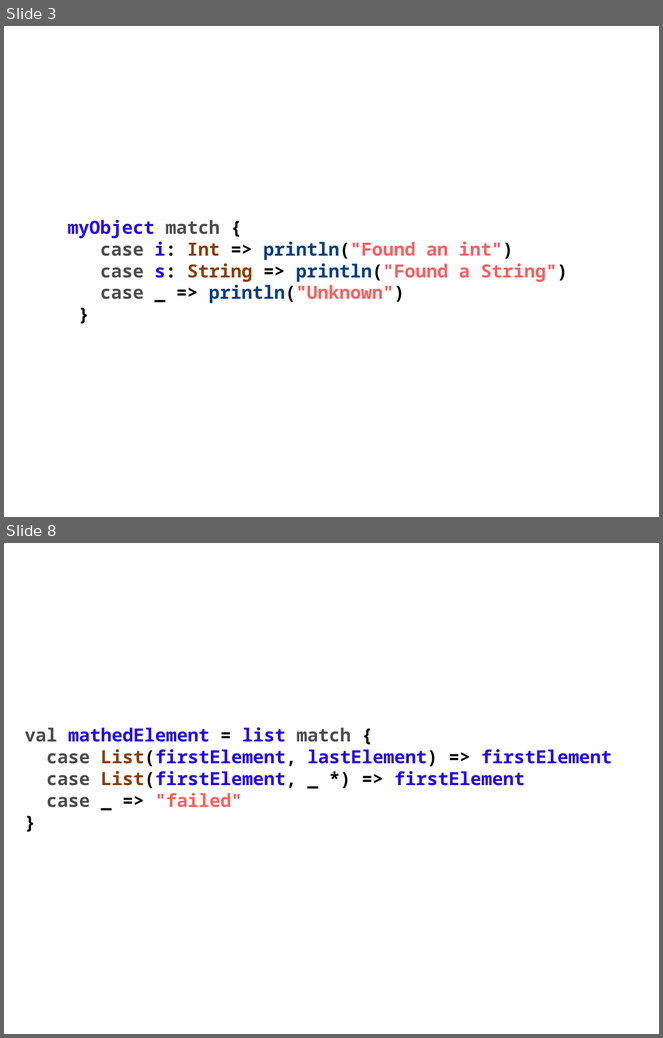
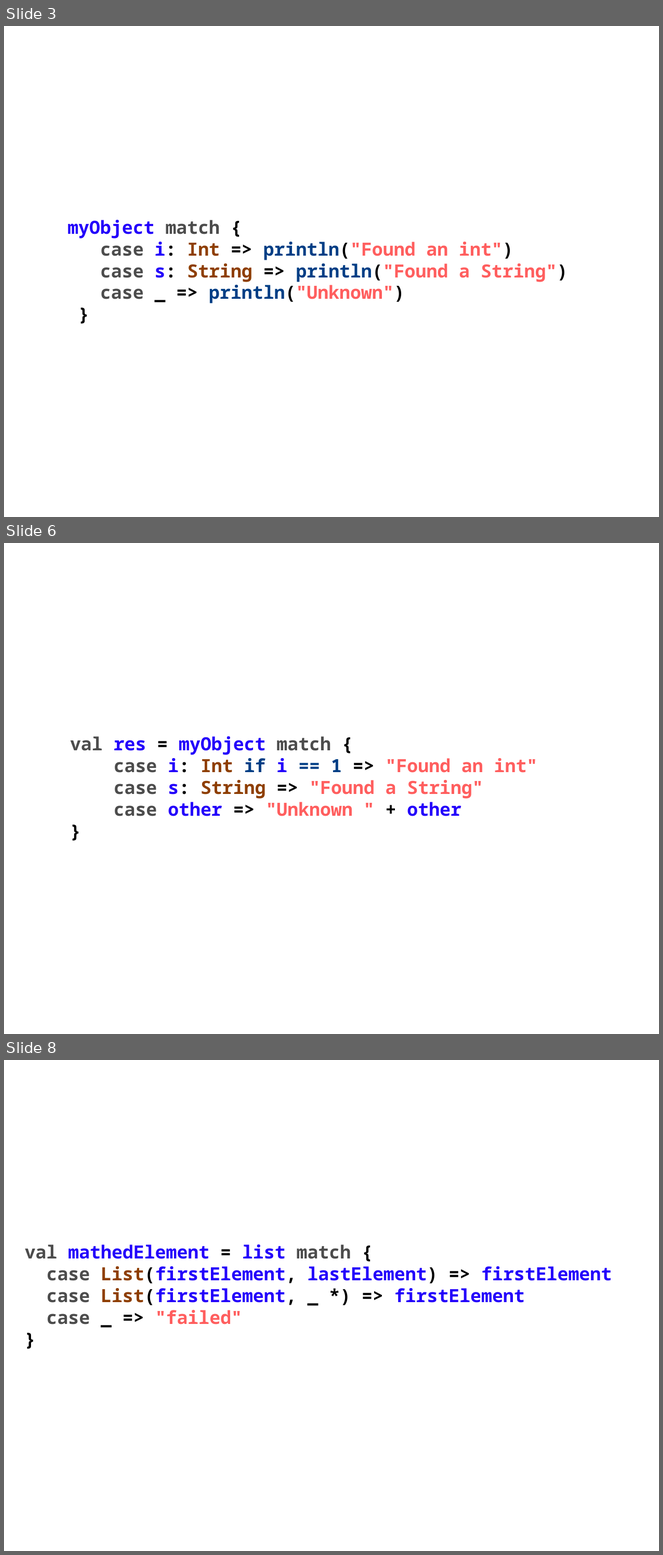
Before and after one commit to javaBin/scala-training-slides, a slide deck: 1.5-pattern_matching.odp. Shown one above the other, each under a label of ours: slides 3 and 8 before the commit, slides 3, 6 and 8 after it; the slides between them are not shown. The pictures are 663x1038 and 663x1555 pixels, drawn with LibreOffice and Linux fonts; fonts in the diff are those of the drawing; background and template pictures are left out. Boxes give left, top, right and bottom in pixels: in the first picture for what was removed or moved away, otherwise in the second. Text is boxed around its words. In the diff, an @@ line names an element or a change of style, - is before the commit and + after.

```diff
--- a/1.5-pattern_matching.odp
+++ b/1.5-pattern_matching.odp
@@ slide 6 added at (4,543,659,1034), background #FFFFFF @@
@@ text added at (70,736,538,817), 22 pt, text #FF5E5E, bold @@
+val res = myObject match {
+case i: Int if i == 1 => "Found an int"
+case s: String => "Found a String"
+case other => "Unknown " + other
+}
```
Also in this commit, not shown: 6 slides changed, 1 slide removed.
